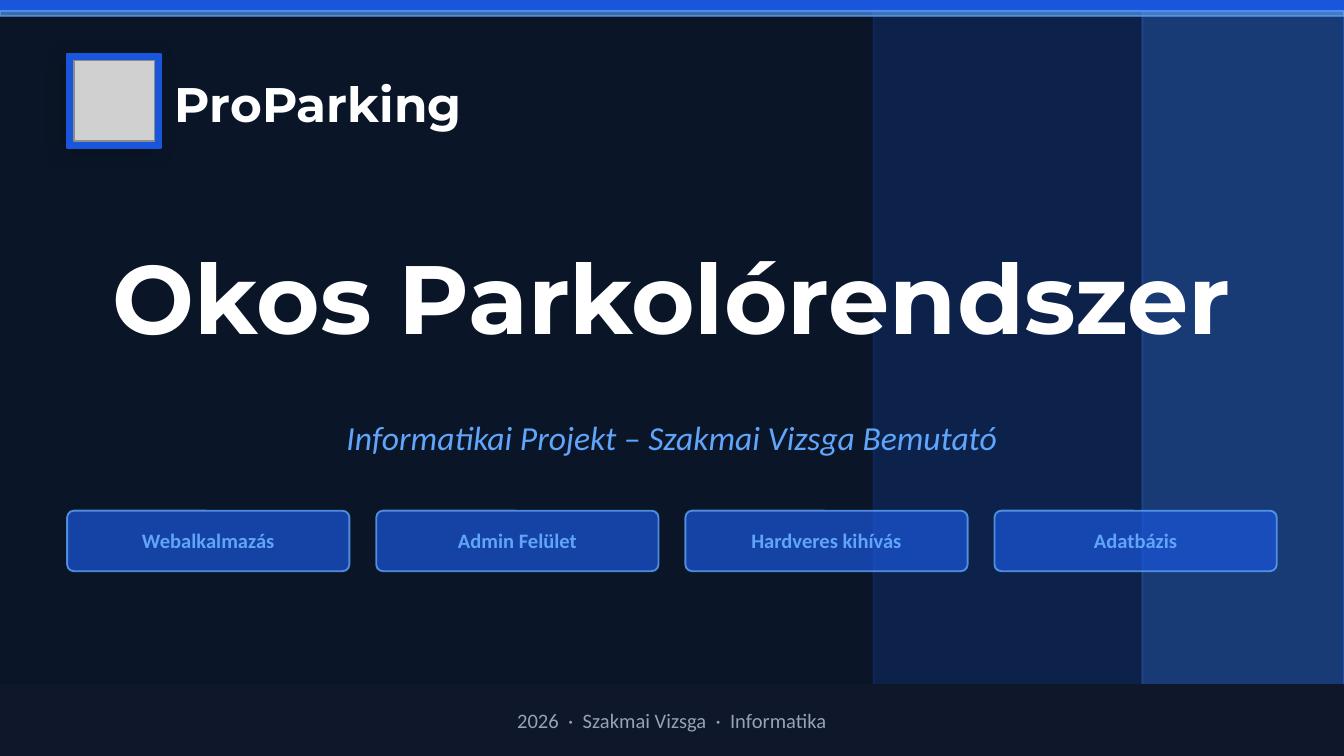
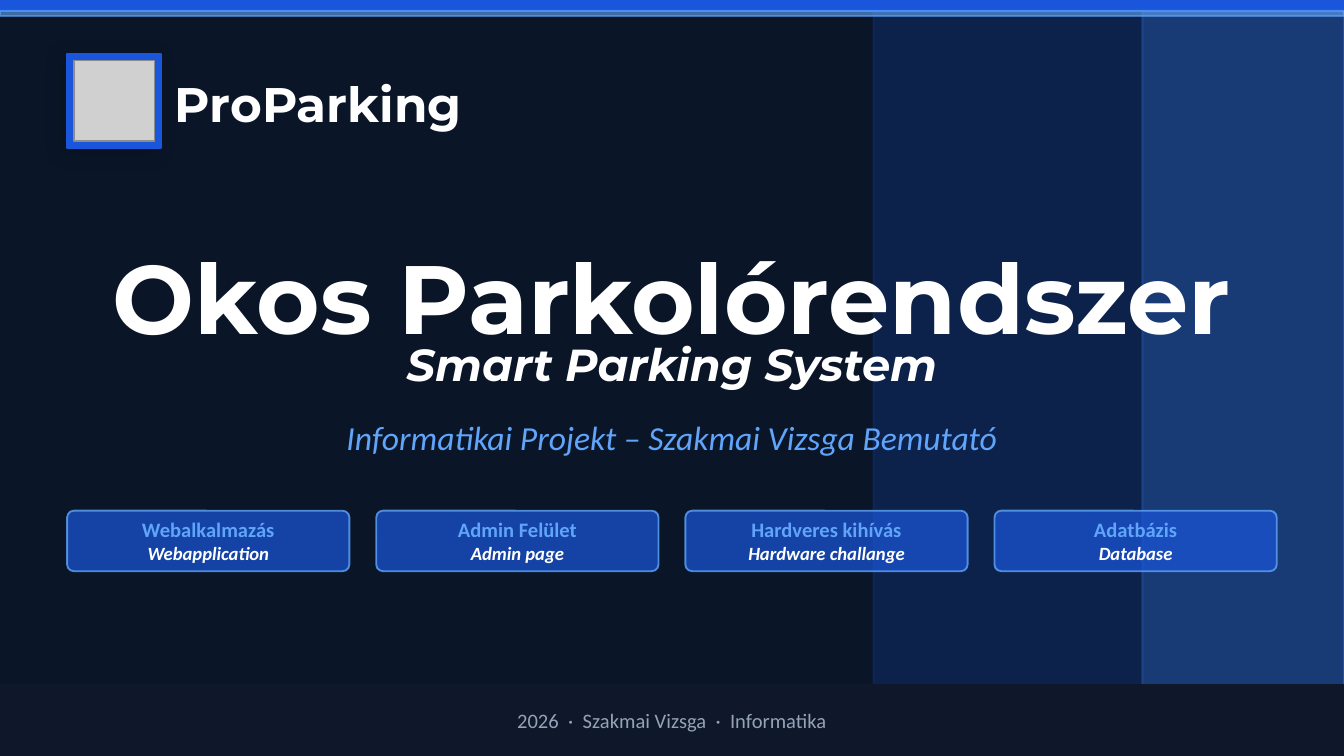
Before and after one commit to KMartin207/zaroVizsga, a slide deck: slide 1 of prezentacio/ProParking_Prezentacio.pptx. Drawn at 1344x756 pixels with LibreOffice and Linux fonts; fonts in the diff are those of the drawing; grey boxes stand for pictures. Boxes give left, top, right and bottom in pixels: in the first picture for what was removed or moved away, otherwise in the second. Text is boxed around its words. In the diff, an @@ line names an element or a change of style, - is before the commit and + after.

```diff
--- a/prezentacio/ProParking_Prezentacio.pptx
+++ b/prezentacio/ProParking_Prezentacio.pptx
@@ text added at <box>407,345,937,390</box>, 24 pt, text #FFFFFF, bold, italic @@
+Smart Parking System
@@ text at <box>148,547,270,563</box>: paragraph added @@
+Webapplication
@@ text at <box>471,547,564,563</box>: paragraph added @@
+Admin page
@@ text at <box>748,547,905,563</box>: paragraph added @@
+Hardware challange
@@ text at <box>1099,547,1173,560</box>: paragraph added @@
+Database
```
Also in this commit, not shown: 3 other slides changed, 10 slides added, 3 slides removed.
